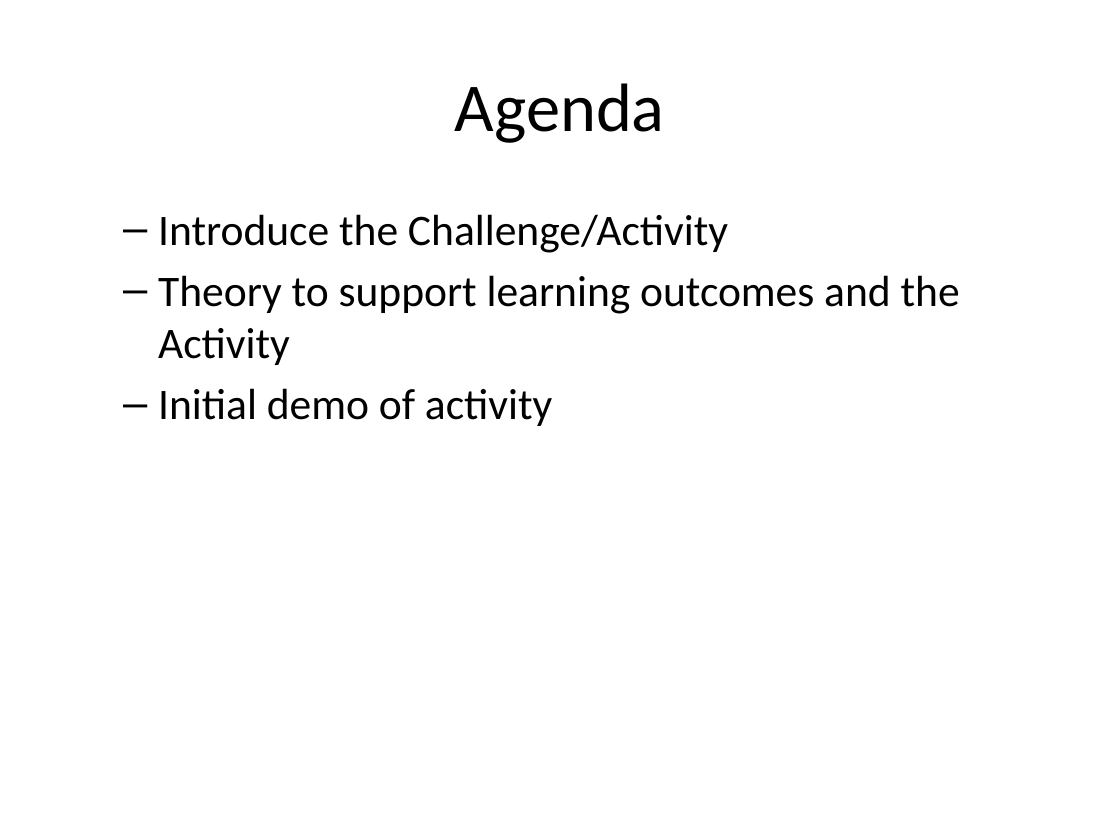
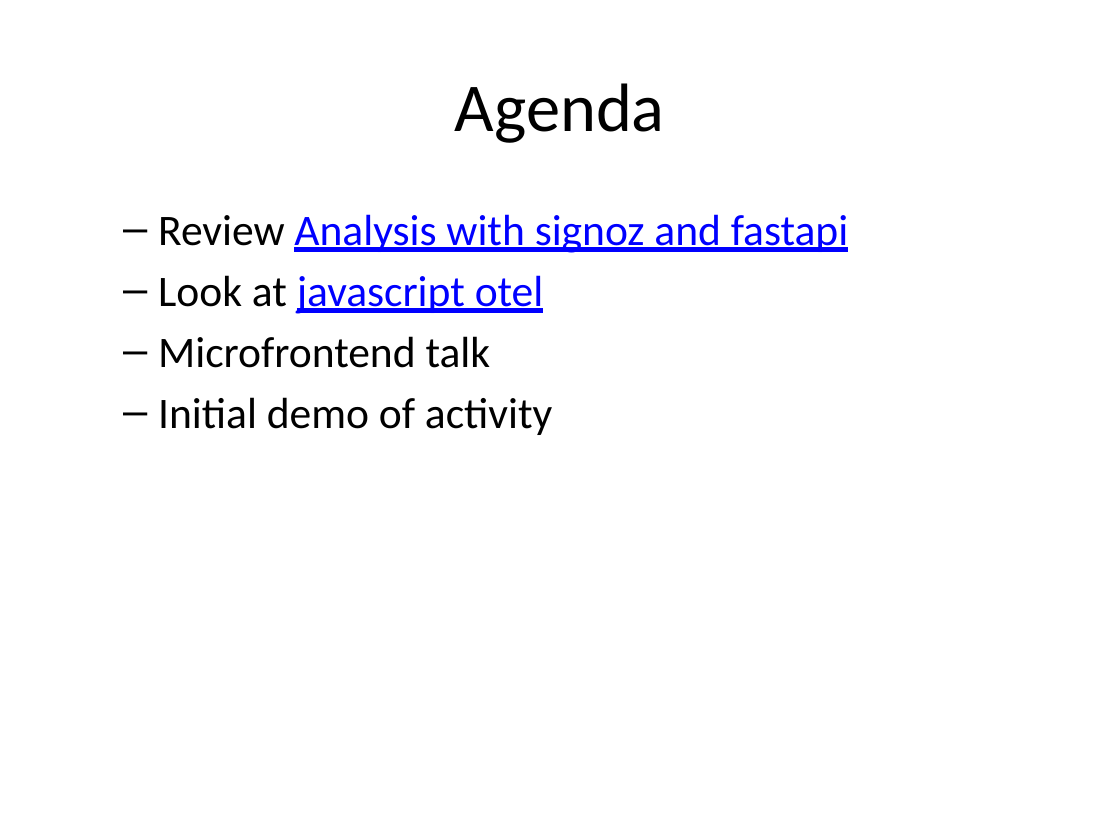
Before and after one commit to rhildred/INFO8985, a slide deck: slide 2 of microfrontend_instrumenting/slides.pptx. Drawn at 1120x840 pixels with LibreOffice and Linux fonts; fonts in the diff are those of the drawing. Boxes give left, top, right and bottom in pixels: in the first picture for what was removed or moved away, otherwise in the second. Text is boxed around its words. In the diff, an @@ line names an element or a change of style, - is before the commit and + after.

```diff
--- a/microfrontend_instrumenting/slides.pptx
+++ b/microfrontend_instrumenting/slides.pptx
@@ text at (x1=158, y1=214, x2=848, y2=368): text changed; text colour #000000 to #0000FF @@
-  – Introduce the Challenge/Activity
-  – Theory to support learning outcomes and the Activity
+  – Review Analysis with signoz and fastapi
+  – Look at javascript otel
+  – Microfrontend talk
```
Also in this commit, not shown: 6 slides added, 13 other files.
